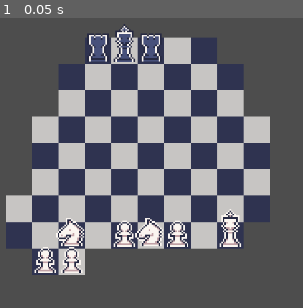
Above: before the commit, frame 1.
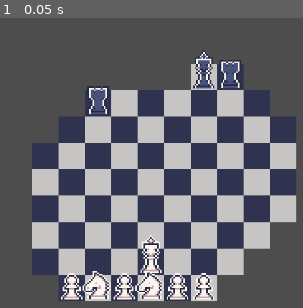
Above: after the commit, the same moment.

Repository: JaryJay/chess-roguelike
Game: Godot game, scene res://main.tscn
Same seed, same stepped clock (60 frames per second), same inputs: the game is played once before the commit and once after it.
Inputs:
- Up to frame 1 (0.05 s): no input

The runs differ from the first frame. In frame 1, 30% of the frame differs, in the area x 1-98%, y 2-98%.

Commit message:
normalize generated tiles

Diff:
--- a/backend/generator/tiles_generator.gd
+++ b/backend/generator/tiles_generator.gd
@@ -10,8 +10,14 @@
 const CENTER: = Vector2((MAX_X - 1) * 0.5, (MAX_Y - 1) * 0.5)
 const CARDINAL_DIRECTIONS = [Vector2i.UP, Vector2i.DOWN, Vector2i.LEFT, Vector2i.RIGHT]
 
+
 static func generate_tiles() -> Array[Vector2i]:
-	var tentative_tile_positions: Array[Vector2i] = []
+	var raw_positions: = generate_raw_positions()
+	var pruned_positions: = prune_positions(raw_positions)
+	return normalize_positions(pruned_positions)
+
+static func generate_raw_positions() -> Array[Vector2i]:
+	var raw_positions: Array[Vector2i] = []
 
 	var noise: = FastNoiseLite.new()
 	noise.seed = randi()
@@ -26,22 +32,46 @@
 			val = val * (1 - normalized_dist)
 
 			if absf(val) > 0.25:
-				tentative_tile_positions.append(Vector2i(x, y))
+				raw_positions.append(Vector2i(x, y))
 
-	var pruned_tile_positions: Array[Vector2i] = []
-	if PRUNE_TILES:
-		# Prune tentative_tile_positions that are not cardinally adjacent to another tile
-		for tile_pos: Vector2i in tentative_tile_positions:
-			var good_tile: = false
-			for cardinal_dir: Vector2i in CARDINAL_DIRECTIONS:
-				if tentative_tile_positions.has(tile_pos + cardinal_dir):
-					good_tile = true
-					break
-			if good_tile:
-				pruned_tile_positions.append(tile_pos)
-			else:
-				print("pruned position %v" % tile_pos)
-	else:
-		pruned_tile_positions = tentative_tile_positions
+	return raw_positions
 
-	return pruned_tile_positions
+static func prune_positions(positions: Array[Vector2i]) -> Array[Vector2i]:
+	if not PRUNE_TILES:
+		return positions
+
+	var pruned_positions: Array[Vector2i] = []
+	# Prune positions that are not cardinally adjacent to another tile
+	for tile_pos: Vector2i in positions:
+		var good_tile: = false
+		for cardinal_dir: Vector2i in CARDINAL_DIRECTIONS:
+			if positions.has(tile_pos + cardinal_dir):
+				good_tile = true
+				break
+		if good_tile:
+			pruned_positions.append(tile_pos)
+		else:
+			print("pruned position %v" % tile_pos)
+
+	return pruned_positions
+
+static func normalize_positions(positions: Array[Vector2i]) -> Array[Vector2i]:
+	# Calculate average position
+	var avg_pos: = Vector2.ZERO
+	for pos in positions:
+		avg_pos += Vector2(pos)
+	avg_pos /= positions.size()
+
+	# Calculate the offset needed to center the tiles
+	var target_center: = Vector2(MAX_X / 2, MAX_Y / 2)
+	var offset: = (target_center - avg_pos).round()
+
+	# Apply the offset to all positions
+	var normalized_positions: Array[Vector2i] = []
+	for pos in positions:
+		var new_pos: = Vector2i(pos) + Vector2i(offset)
+		# Ensure the new position is within bounds
+		if new_pos.x >= 0 and new_pos.x < MAX_X and new_pos.y >= 0 and new_pos.y < MAX_Y:
+			normalized_positions.append(new_pos)
+
+	return normalized_positions
